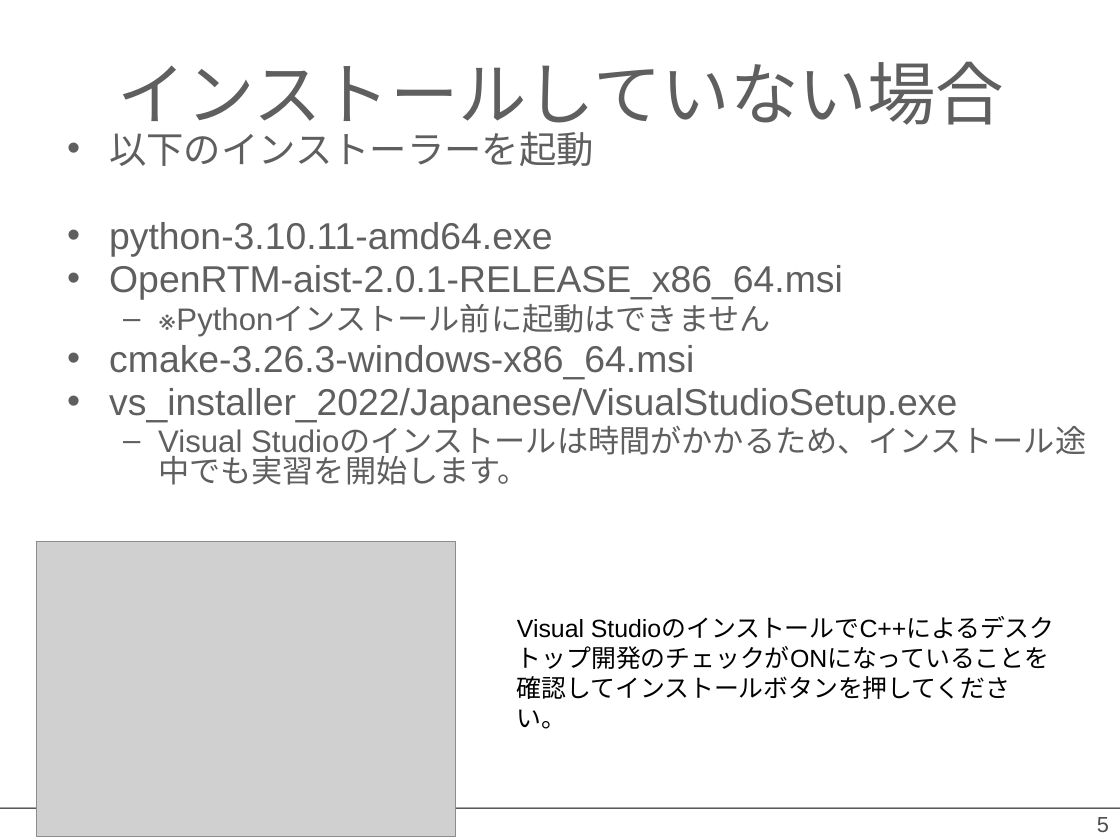
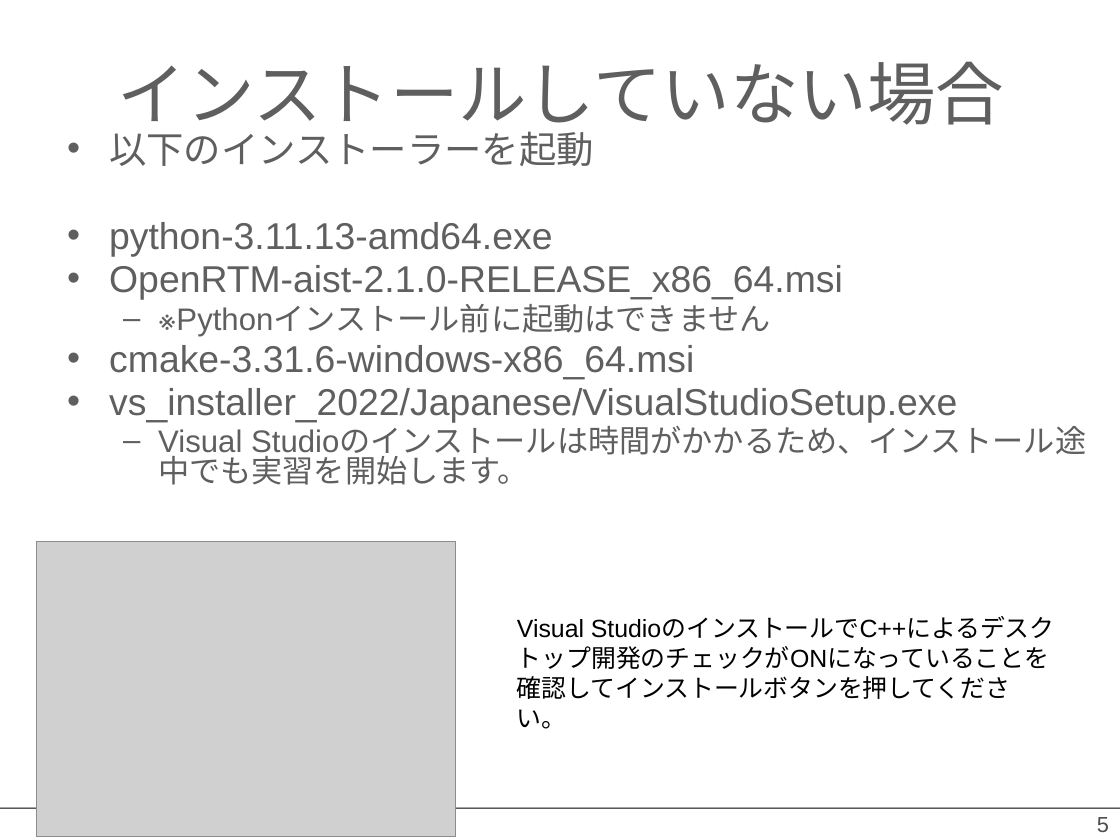
Before and after one commit to OpenRTM/RTM_Tutorial, a slide deck: slide 5 of ppt/インストールの確認.pptx. Drawn at 1120x840 pixels with LibreOffice and Linux fonts; fonts in the diff are those of the drawing; grey boxes stand for pictures; background and template pictures are left out. Boxes give left, top, right and bottom in pixels: in the first picture for what was removed or moved away, otherwise in the second. Text is boxed around its words. In the diff, an @@ line names an element or a change of style, - is before the commit and + after.

```diff
--- a/ppt/インストールの確認.pptx
+++ b/ppt/インストールの確認.pptx
@@ text at [109, 222, 843, 300]: text changed @@
-• python-3.10.11-amd64.exe
-• OpenRTM-aist-2.0.1-RELEASE_x86_64.msi
+• python-3.11.13-amd64.exe
+• OpenRTM-aist-2.1.0-RELEASE_x86_64.msi
@@ text at [109, 345, 694, 380]: text changed @@
-• cmake-3.26.3-windows-x86_64.msi
+• cmake-3.31.6-windows-x86_64.msi
```
Also in this commit, not shown: 4 other slides changed, 59 other files.
